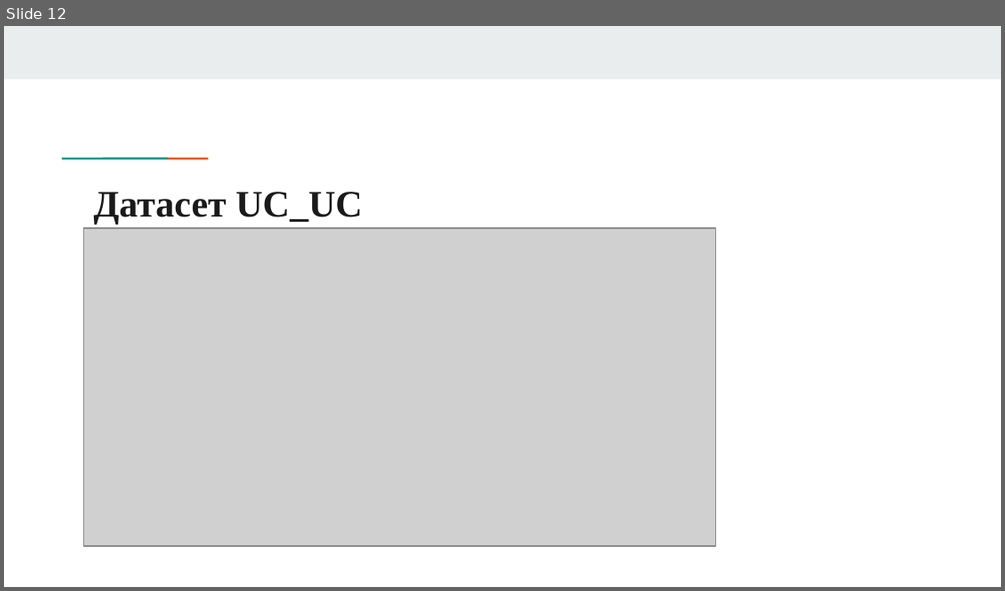
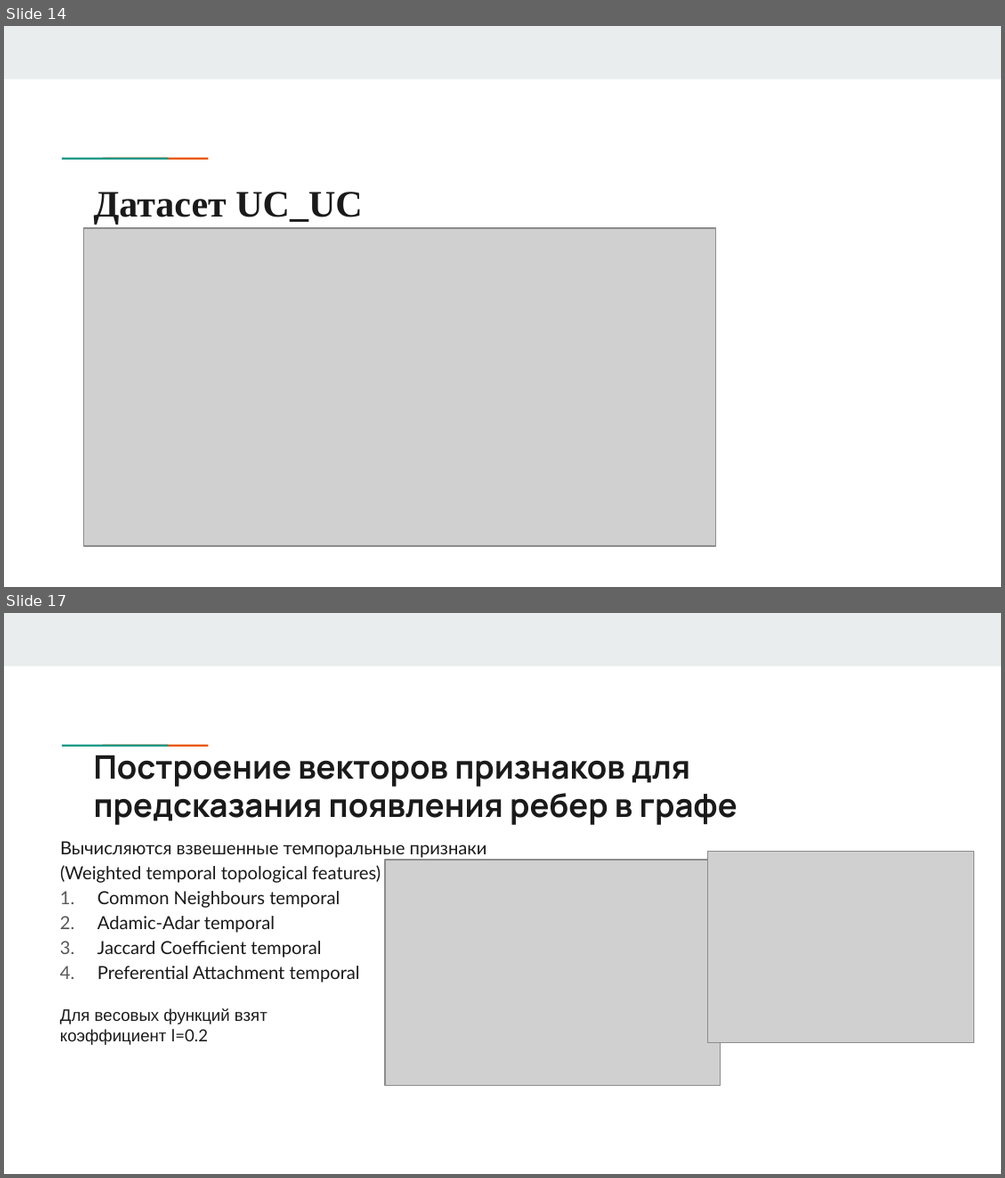
Before and after one commit to answerIII/GraphTheory2022-2023, a slide deck: notes/Team17.pptx. Shown one above the other, each under a label of ours: slide 12 before the commit, slides 14 and 17 after it; the slides between them are not shown. The pictures are 1005x591 and 1005x1178 pixels, drawn with LibreOffice and Linux fonts; fonts in the diff are those of the drawing; grey boxes stand for pictures. Boxes give left, top, right and bottom in pixels: in the first picture for what was removed or moved away, otherwise in the second. Text is boxed around its words. In the diff, an @@ line names an element or a change of style, - is before the commit and + after.

```diff
--- a/notes/Team17.pptx
+++ b/notes/Team17.pptx
@@ slide 17 added at <box>4,613,1001,1174</box>, background #FFFFFF; not listed: 3 template elements that a slide beside it also shows @@
@@ title added at <box>94,755,737,825</box>, 23.4 pt, text #1A1A1A, bold @@
+Построение векторов признаков для предсказания появления ребер в графе
@@ text added at <box>60,841,487,982</box>, 13 pt, text #1A1A1A @@
+Вычисляются взвешенные темпоральные признаки
+(Weighted temporal topological features)
+1. Common Neighbours temporal
+2. Adamic-Adar temporal
+3. Jaccard Coefficient temporal
+4. Preferential Attachment temporal
@@ picture added at <box>708,852,974,1043</box> @@
@@ picture added at <box>385,860,720,1085</box> @@
@@ text added at <box>60,1008,267,1045</box>, 12 pt, text #1A1A1A @@
+Для весовых функций взят коэффициент l=0.2
@@ what was slide 12 is now slide 14 @@
```
Also in this commit, not shown: 7 slides changed, 5 other slides added, 2 other files.
